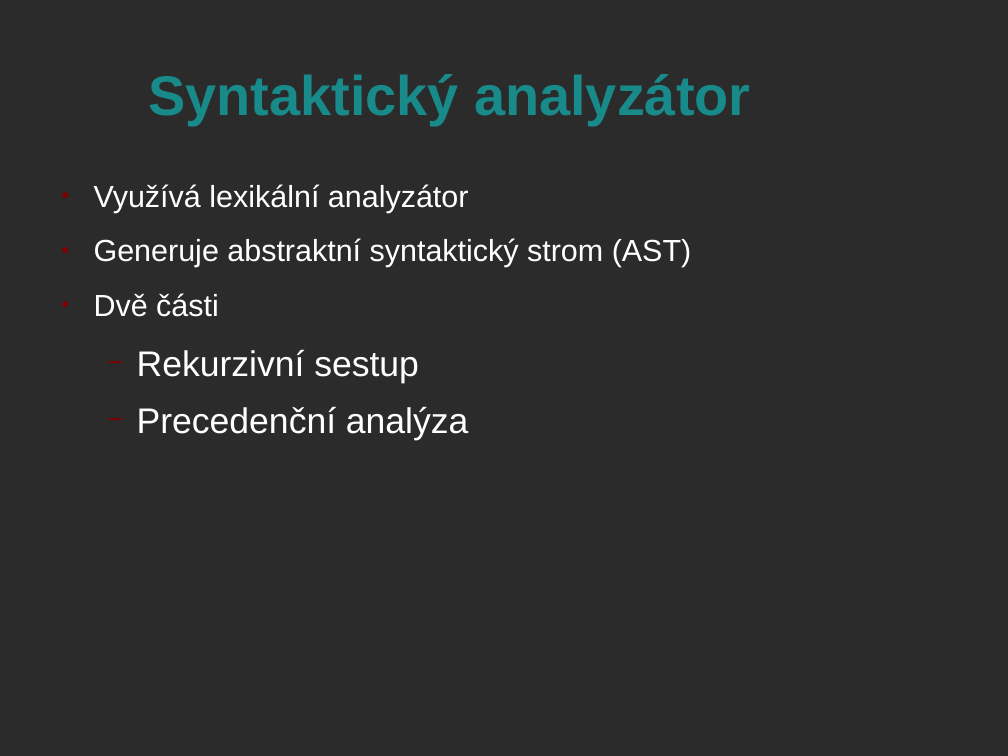
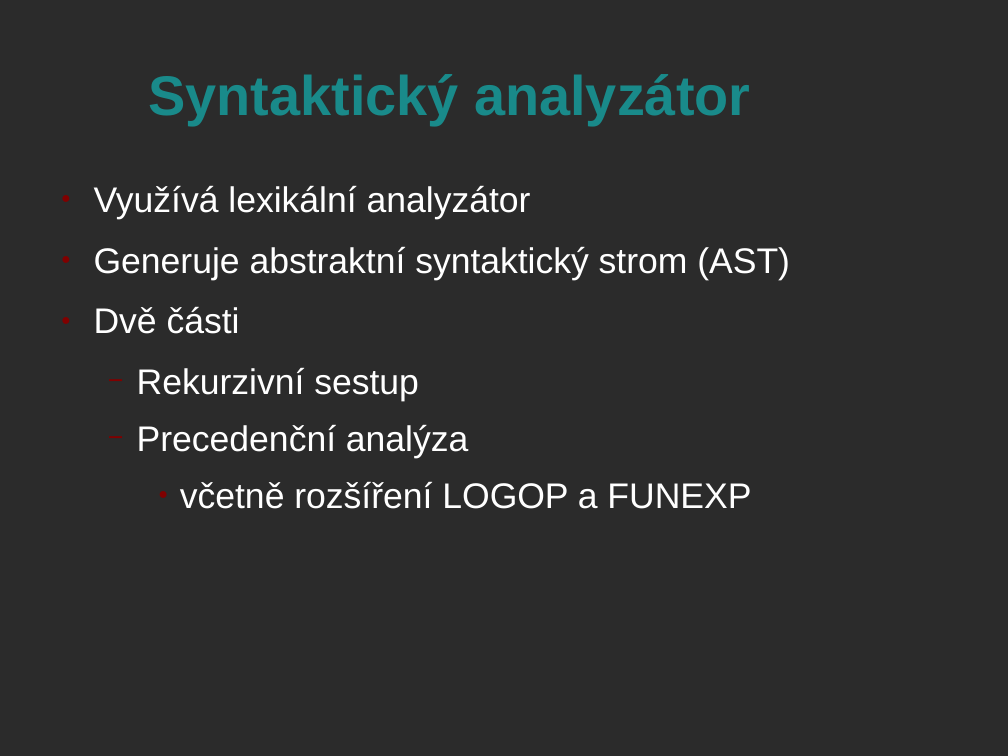
Before and after one commit to honza889/IFJ12, a slide deck: slide 4 of obhajoba/prezentace.odp. Drawn at 1008x756 pixels with LibreOffice and Linux fonts; fonts in the diff are those of the drawing; background and template pictures are left out; a plain dark background stands for a picture behind light text. Boxes give left, top, right and bottom in pixels: in the first picture for what was removed or moved away, otherwise in the second. Text is boxed around its words. In the diff, an @@ line names an element or a change of style, - is before the commit and + after.

Commit message:
Prezentace: Vloženy průhledné obrázky a přidán nějaký text.

```diff
--- a/obhajoba/prezentace.odp
+++ b/obhajoba/prezentace.odp
@@ text at (94,185,790,334): size 24 to 28 pt in "Využívá lexikální analyzátor", "Generuje abstraktní syntaktický strom (AST)", "Dvě části" @@
@@ text at (180,481,751,509): paragraph added @@
+    ● včetně rozšíření LOGOP a FUNEXP
```
Also in this commit, not shown: 5 other slides changed, 3 slides added, 1 slide removed.
